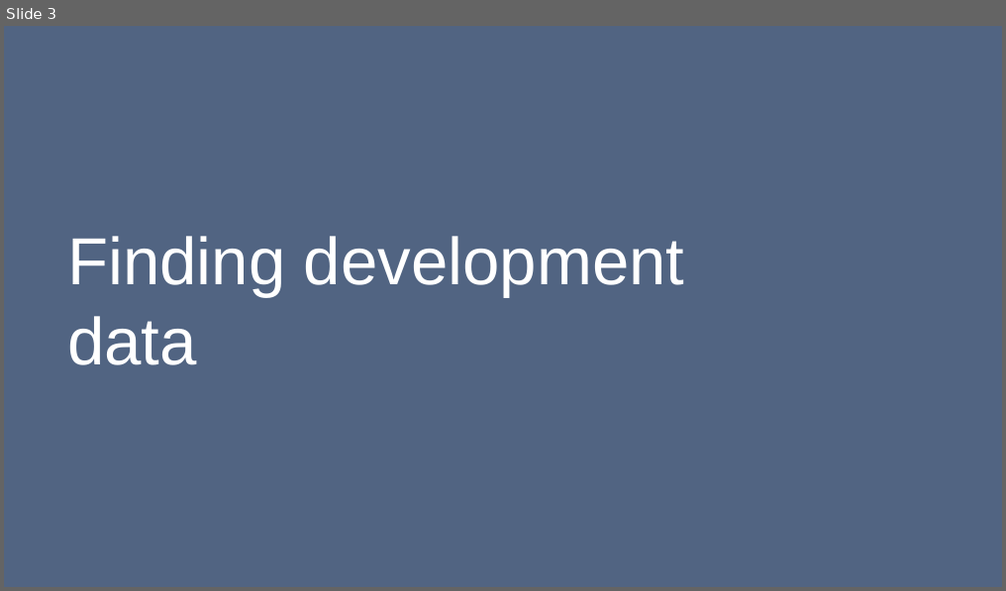
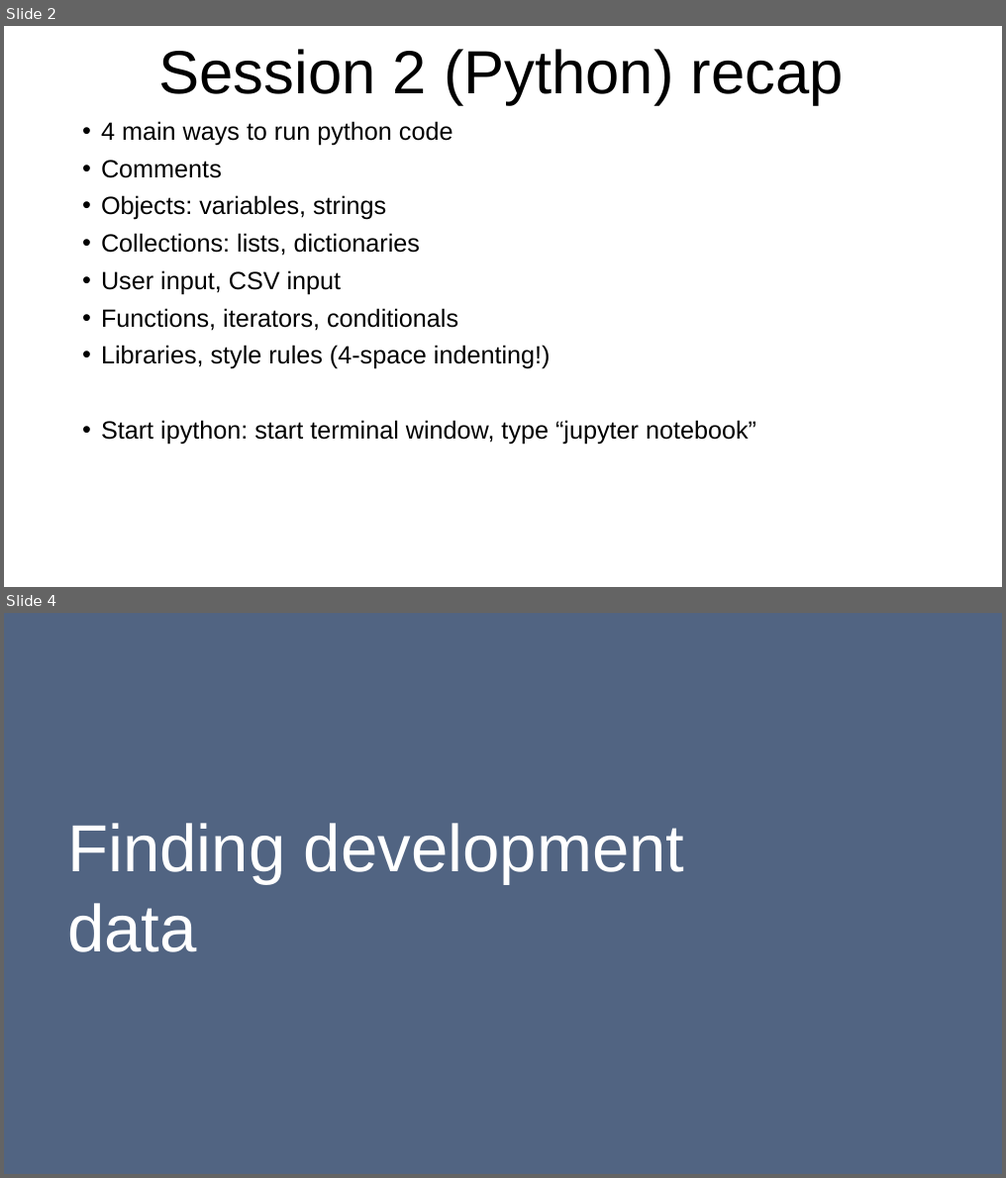
Before and after one commit to bodacea/datascienceforbeginners, a slide deck: Session 03 Acquiring data.ppt. Shown one above the other, each under a label of ours: slide 3 before the commit, slides 2 and 4 after it; the slides between them are not shown. The pictures are 1006x591 and 1006x1178 pixels, drawn with LibreOffice and Linux fonts; fonts in the diff are those of the drawing. Boxes give left, top, right and bottom in pixels: in the first picture for what was removed or moved away, otherwise in the second. Text is boxed around its words. In the diff, an @@ line names an element or a change of style, - is before the commit and + after.

Commit message:
cleaned up sessions 3 and 4

```diff
--- a/Session 03 Acquiring data.ppt
+++ b/Session 03 Acquiring data.ppt
@@ slide 2 added at (4,26,1002,587), background #FFFFFF @@
@@ title added at (159,49,844,105), 44 pt, text #000000 @@
+Session 2 (Python) recap
@@ text added at (101,121,756,444), 18 pt, text #000000 @@
+• 4 main ways to run python code
+• Comments
+• Objects: variables, strings
+• Collections: lists, dictionaries
+• User input, CSV input
+• Functions, iterators, conditionals
+• Libraries, style rules (4-space indenting!)
+• Start ipython: start terminal window, type “jupyter notebook”
@@ what was slide 3 is now slide 4 @@
```
Also in this commit, not shown: 10 slides changed, 2 other slides added, 12 other files.
